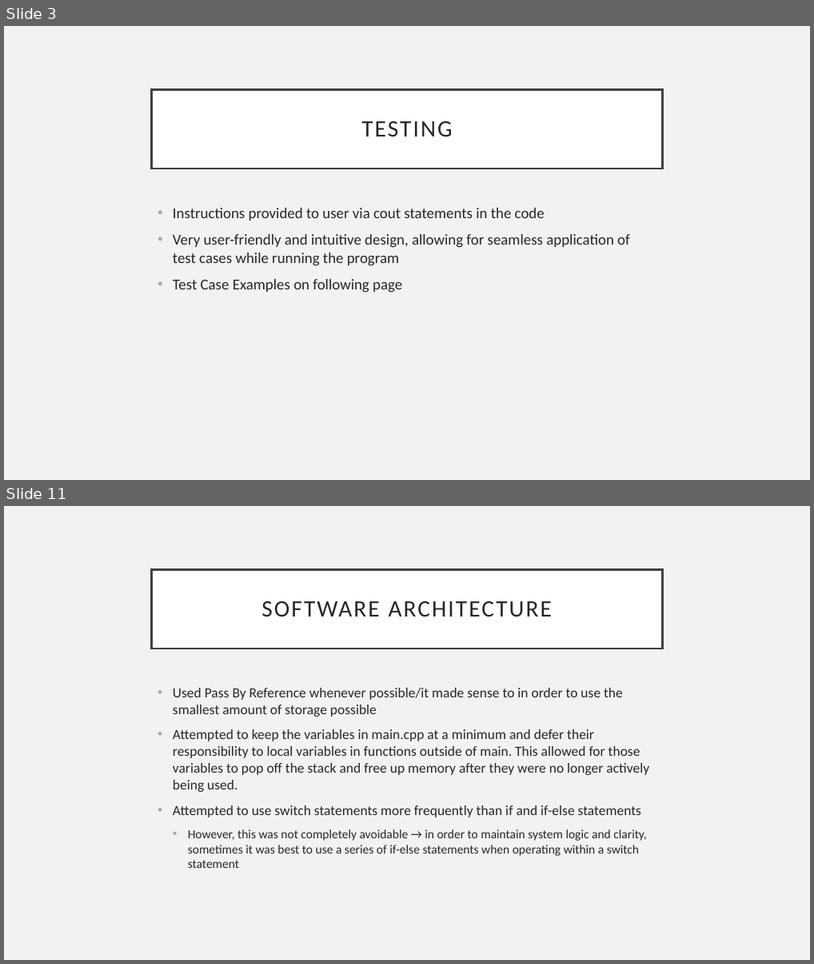
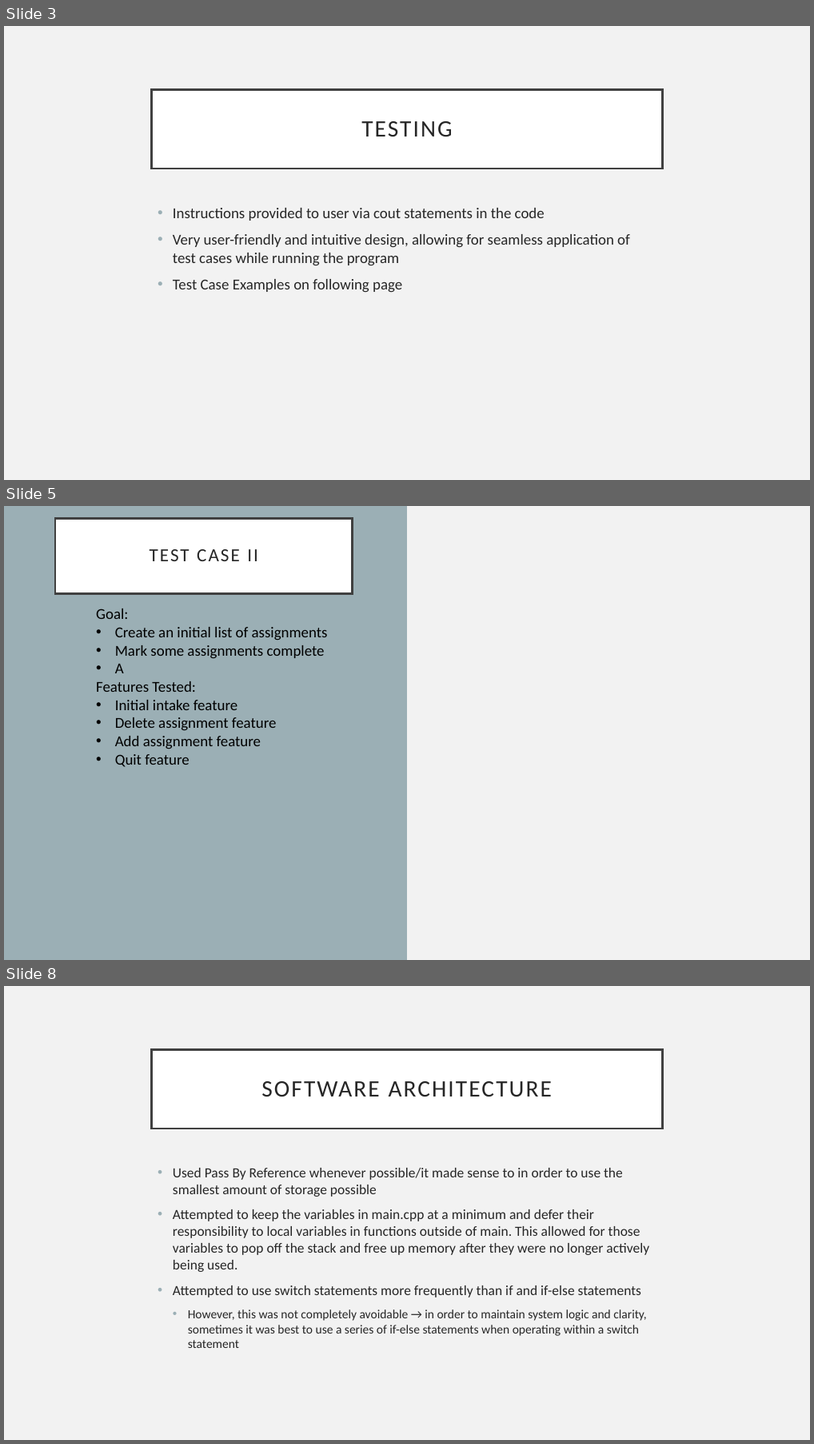
Before and after one commit to kylawilson/EC327FinalProject, a slide deck: doc/ProjectArchitecture.pptx. Shown one above the other, each under a label of ours: slides 3 and 11 before the commit, slides 3, 5 and 8 after it; the slides between them are not shown. The pictures are 814x964 and 814x1444 pixels, drawn with LibreOffice and Linux fonts; fonts in the diff are those of the drawing. Boxes give left, top, right and bottom in pixels: in the first picture for what was removed or moved away, otherwise in the second. Text is boxed around its words. In the diff, an @@ line names an element or a change of style, - is before the commit and + after.

```diff
--- a/doc/ProjectArchitecture.pptx
+++ b/doc/ProjectArchitecture.pptx
@@ slide 5 added at [4,506,810,960], background #F2F2F2 @@
@@ rectangle added at [4,506,407,960], fill #9BAFB5 @@
@@ title added at [55,518,353,593], fill #FFFFFF, outline #404040 2.5 pt, 22 pt, text #262626 @@
+TEST CASE II
@@ text added at [96,608,328,767], 18 pt, text #000000 @@
+Goal:
+• Create an initial list of assignments
+• Mark some assignments complete
+• A
+Features Tested:
+• Initial intake feature
+• Delete assignment feature
+• Add assignment feature
+• Quit feature
@@ what was slide 11 is now slide 8 @@
```
Also in this commit, not shown: 3 other slides added, 7 slides removed.
